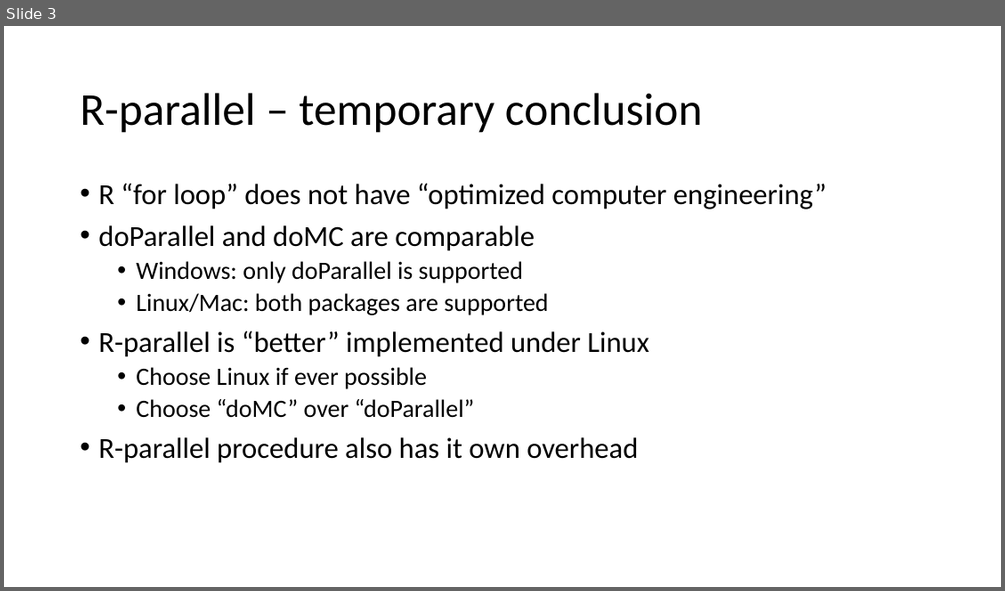
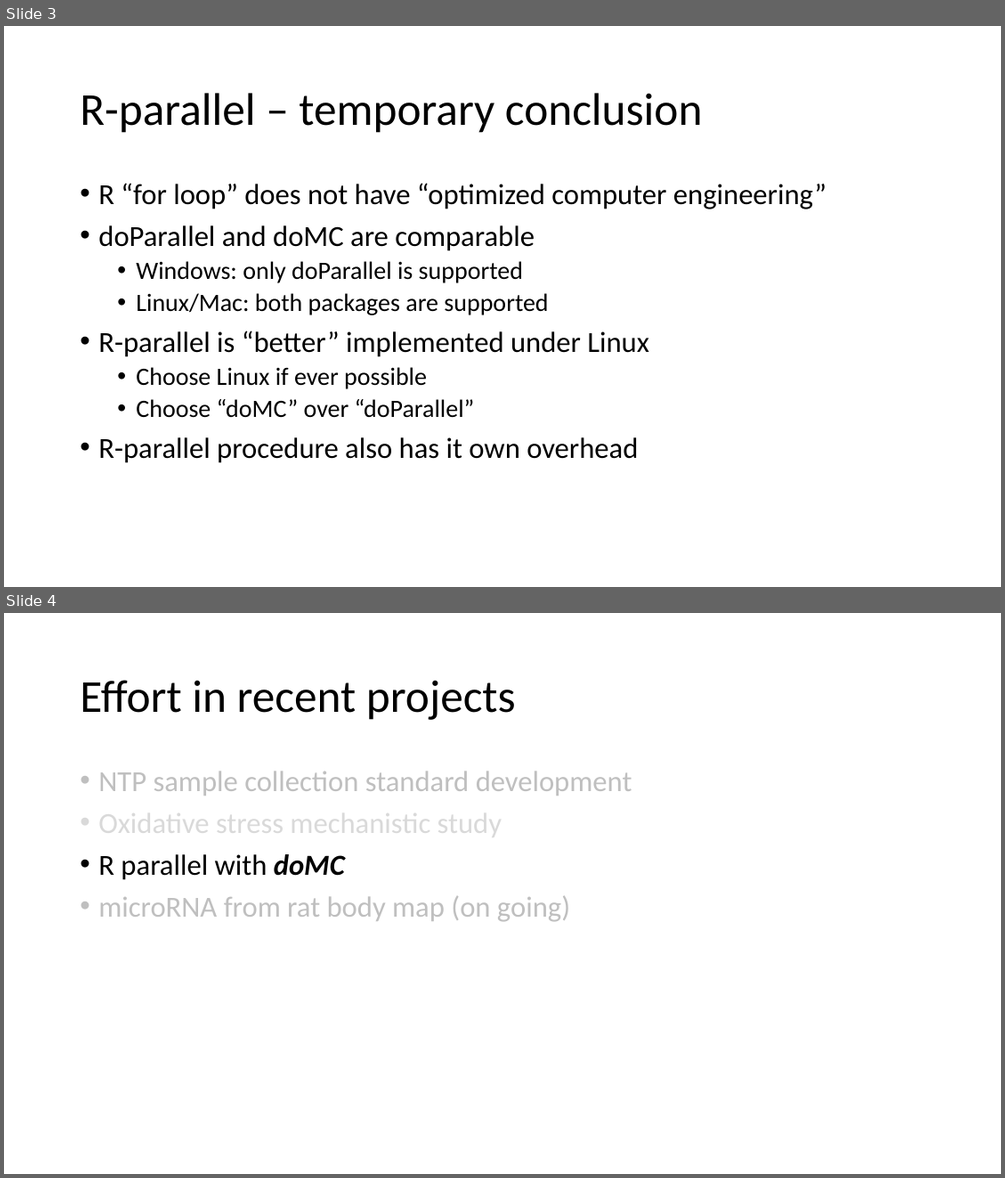
Before and after one commit to 2waybene/helloworld, a slide deck: IB_group_meeting/evalParal/R-parallel.pptx. Shown one above the other, each under a label of ours: slide 3 before the commit, slides 3 and 4 after it. The pictures are 1005x591 and 1005x1178 pixels, drawn with LibreOffice and Linux fonts; fonts in the diff are those of the drawing. Boxes give left, top, right and bottom in pixels: in the first picture for what was removed or moved away, otherwise in the second. Text is boxed around its words. In the diff, an @@ line names an element or a change of style, - is before the commit and + after.

Commit message:
add r-parallel

```diff
--- a/IB_group_meeting/evalParal/R-parallel.pptx
+++ b/IB_group_meeting/evalParal/R-parallel.pptx
@@ slide 4 added at <box>4,613,1001,1174</box>, background #FFFFFF @@
@@ title added at <box>80,680,516,720</box>, 44 pt, text #000000 @@
+Effort in recent projects
@@ text added at <box>98,771,632,921</box>, 28 pt, text #BFBFBF @@
+• NTP sample collection standard development
+• Oxidative stress mechanistic study
+• R parallel with doMC
+• microRNA from rat body map (on going)
```
Also in this commit, not shown: 7 other slides added, 3 slides removed.
